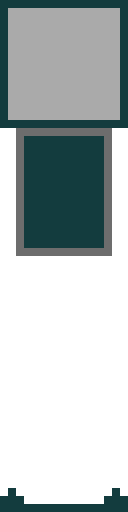
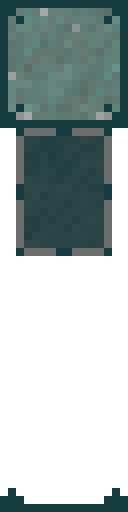
Comparing the layer stacks of the two 128px x 512px images. Changes:
painted on "Background" over [8, 8, 120, 256]
